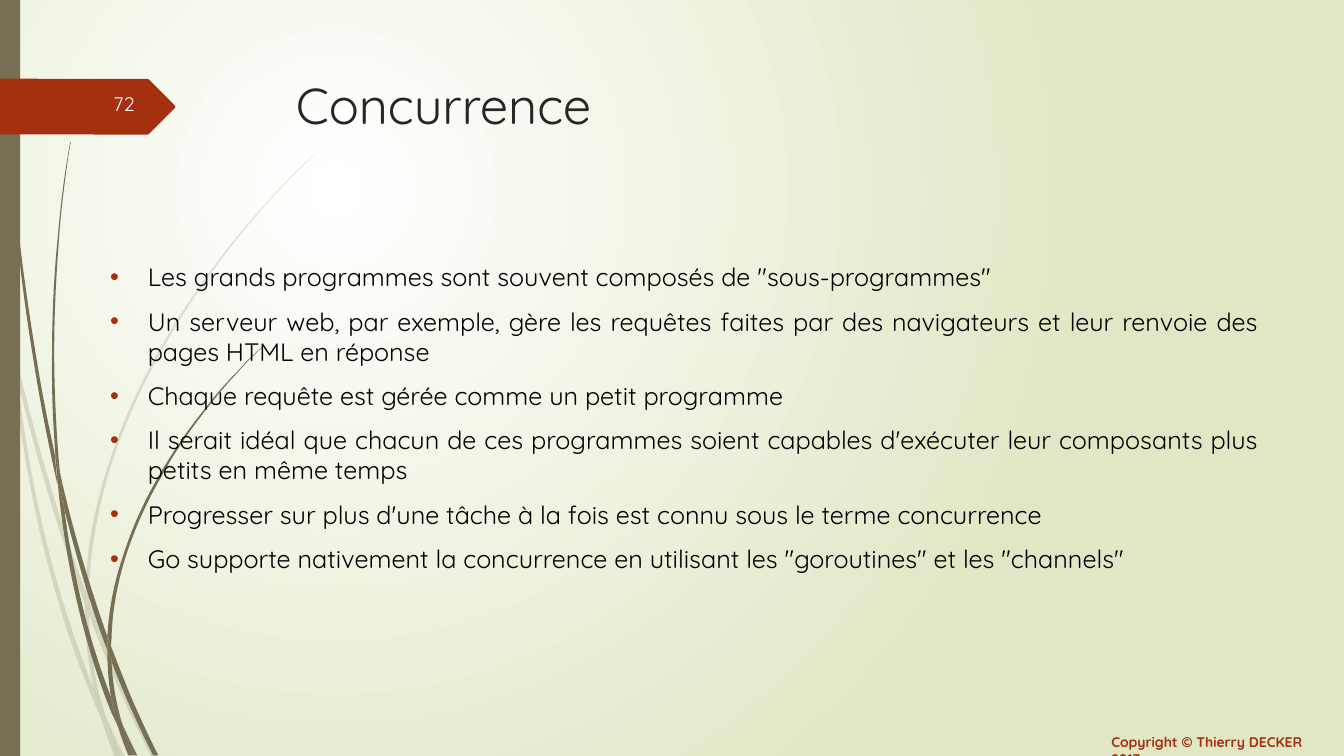
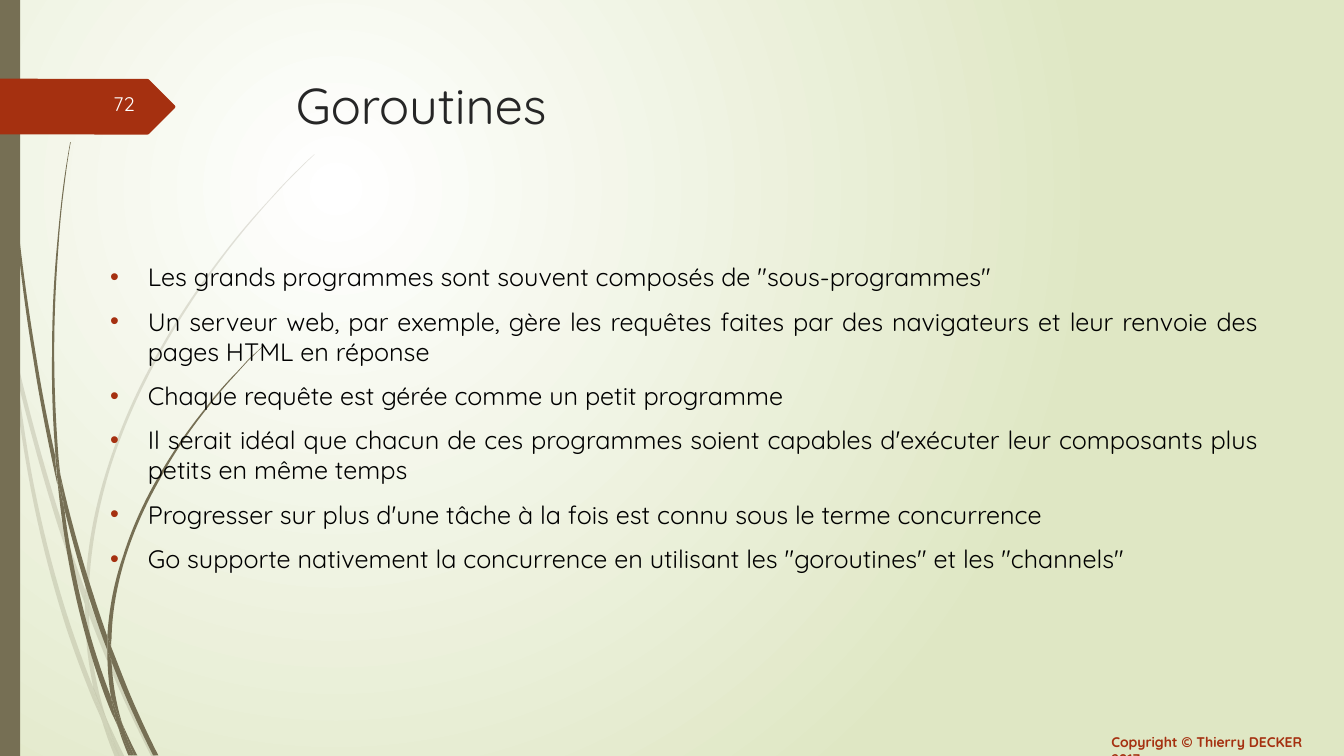
Before and after one commit to thierrydecker/learning-go, a slide deck: slide 72 of documentations/learning-go.pptx. Drawn at 1344x756 pixels with LibreOffice and Linux fonts; fonts in the diff are those of the drawing. Boxes give left, top, right and bottom in pixels: in the first picture for what was removed or moved away, otherwise in the second. Text is boxed around its words. In the diff, an @@ line names an element or a change of style, - is before the commit and + after.

```diff
--- a/documentations/learning-go.pptx
+++ b/documentations/learning-go.pptx
@@ title at [296, 88, 546, 125]: text changed @@
-Concurrence
+Goroutines
```
Also in this commit, not shown: 4 slides added, 1 slide removed, 1 other file.
